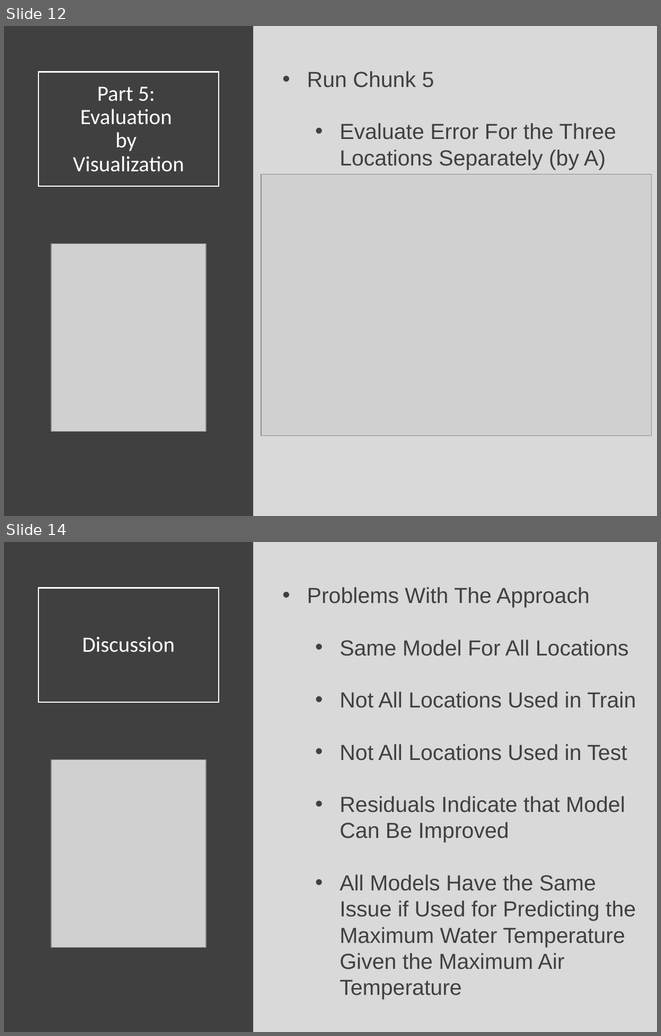
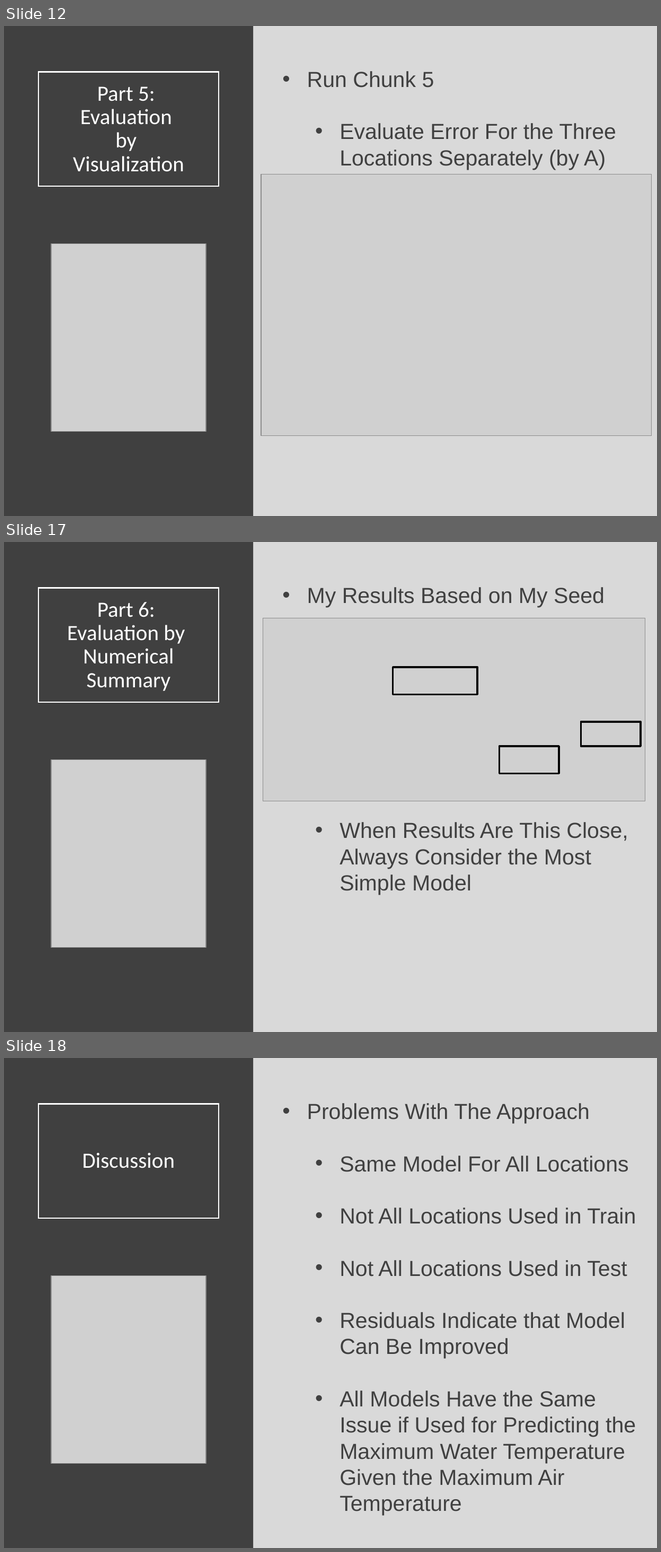
Before and after one commit to Yixf-Self/STOR320_WEBSITE, a slide deck: Lecture/Lecture 24/Lecture 24.pptx. Shown one above the other, each under a label of ours: slides 12 and 14 before the commit, slides 12, 17 and 18 after it; the slides between them are not shown. The pictures are 661x1036 and 661x1552 pixels, drawn with LibreOffice and Linux fonts; fonts in the diff are those of the drawing; grey boxes stand for pictures. Boxes give left, top, right and bottom in pixels: in the first picture for what was removed or moved away, otherwise in the second. Text is boxed around its words. In the diff, an @@ line names an element or a change of style, - is before the commit and + after.

```diff
--- a/Lecture/Lecture 24/Lecture 24.pptx
+++ b/Lecture/Lecture 24/Lecture 24.pptx
@@ slide 17 added at [4,542,657,1032], background #D9D9D9 @@
@@ rectangle added at [4,542,254,1032], fill #404040 @@
@@ title added at [38,588,219,702], outline #FFFFFF 1.5 pt, 24 pt, text #FFFFFF @@
+Part 6:
+Evaluation by
+Numerical Summary
@@ text added at [307,587,628,894], 24 pt, text #404040 @@
+• My Results Based on My Seed
+  • When Results Are This Close, Always Consider the Most Simple Model
@@ picture added at [263,618,645,801] @@
@@ rectangle added at [393,668,477,695], outline #000000 2 pt @@
@@ rectangle added at [581,722,641,747], outline #000000 2 pt @@
@@ rectangle added at [499,746,559,773], outline #000000 2 pt @@
@@ picture added at [51,759,206,947] @@
@@ what was slide 14 is now slide 18 @@
```
Also in this commit, not shown: 1 slide changed, 3 other slides added, 12 other files.
